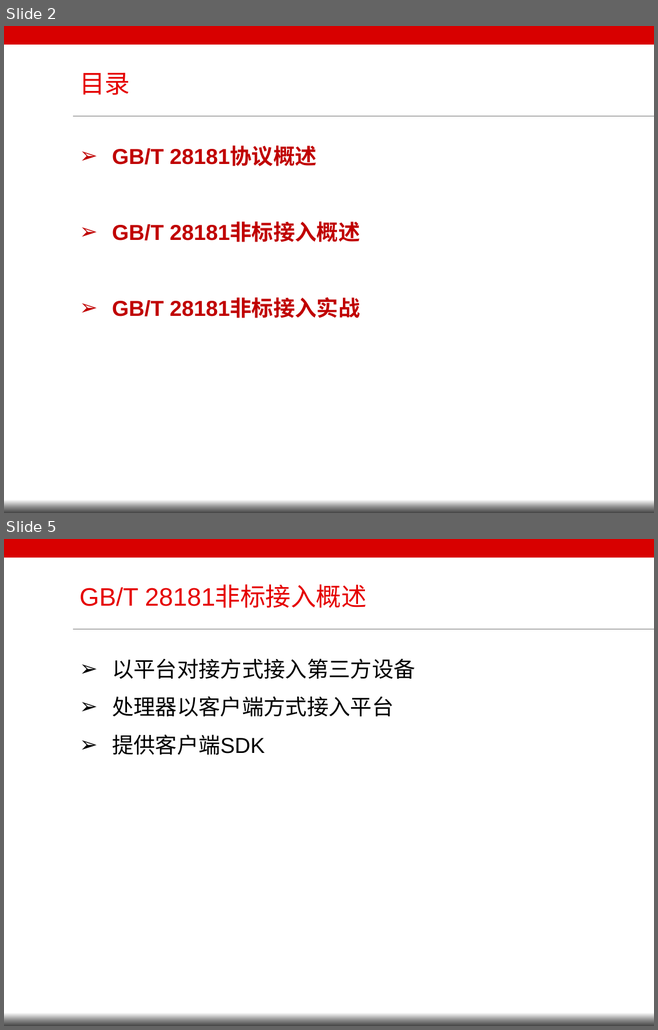
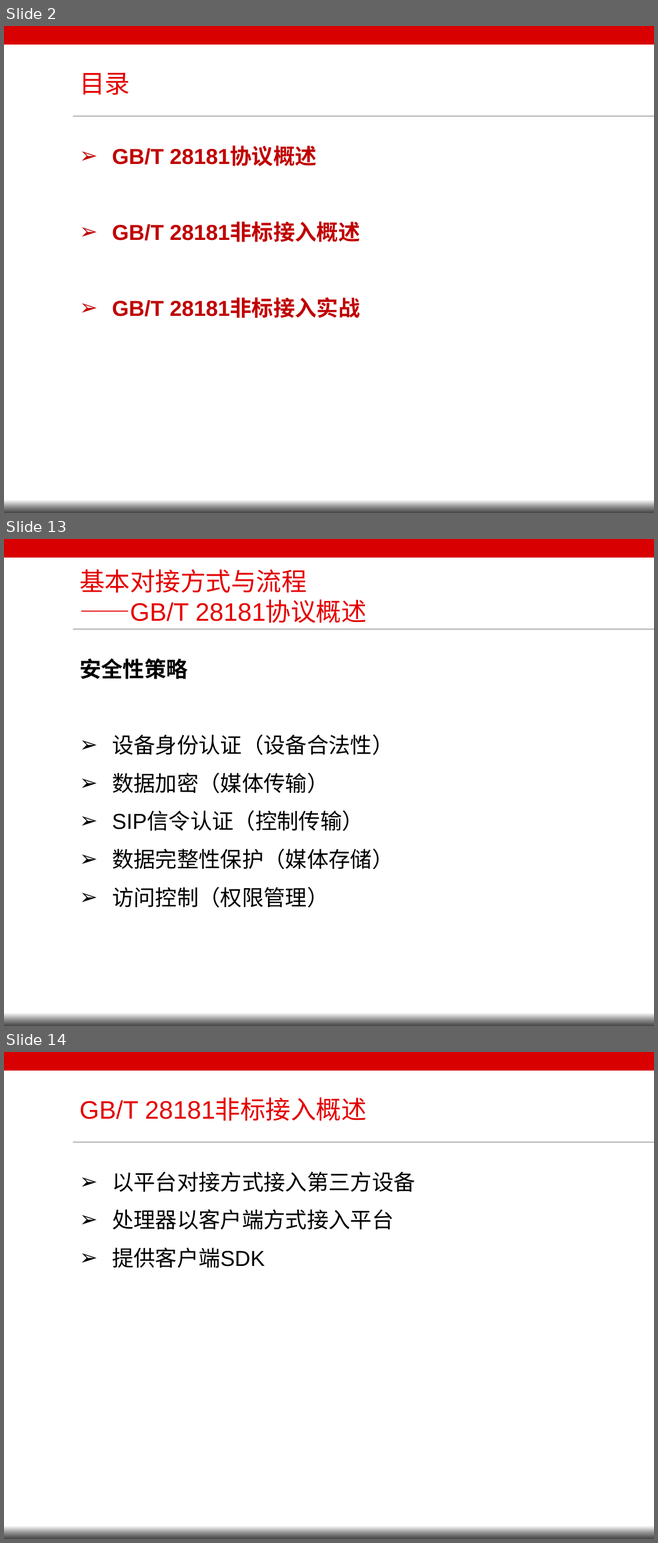
Before and after one commit to ypeng4641/MyMind, a slide deck: 国标简介资料/国标28181简介.pptx. Shown one above the other, each under a label of ours: slides 2 and 5 before the commit, slides 2, 13 and 14 after it; the slides between them are not shown. The pictures are 658x1030 and 658x1543 pixels, drawn with LibreOffice and Linux fonts; fonts in the diff are those of the drawing; background and template pictures are left out. Boxes give left, top, right and bottom in pixels: in the first picture for what was removed or moved away, otherwise in the second. Text is boxed around its words. In the diff, an @@ line names an element or a change of style, - is before the commit and + after.

```diff
--- a/国标简介资料/国标28181简介.pptx
+++ b/国标简介资料/国标28181简介.pptx
@@ slide 13 added at (4, 539, 654, 1026), background #FFFFFF; not listed: 4 template elements that a slide beside it also shows @@
@@ title added at (79, 569, 366, 623), 28 pt, text #E50000 @@
+基本对接方式与流程
+——GB/T 28181协议概述
@@ text added at (79, 658, 393, 908), 24 pt, text #000000 @@
+安全性策略
+➢ 设备身份认证（设备合法性）
+➢ 数据加密（媒体传输）
+➢ SIP信令认证（控制传输）
+➢ 数据完整性保护（媒体存储）
+➢ 访问控制（权限管理）
@@ what was slide 5 is now slide 14 @@
```
Also in this commit, not shown: 2 slides changed, 8 other slides added, 6 other files.
